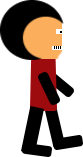
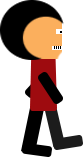
Before/after of a w=83, h=157 layered artwork. What changed in the layer stack:
painted on "Rectangle arrondi 3" over [38, 72, 63, 105]
moved "Rectangle arrondi 5" above "Rectangle 3" over [30, 72, 57, 111]
painted on "Rectangle 4" over [45, 109, 65, 147]
painted on "Rectangle arrondi 3 copie" over [25, 72, 74, 98]
painted on "Rectangle arrondi 2" over [53, 135, 83, 150]
